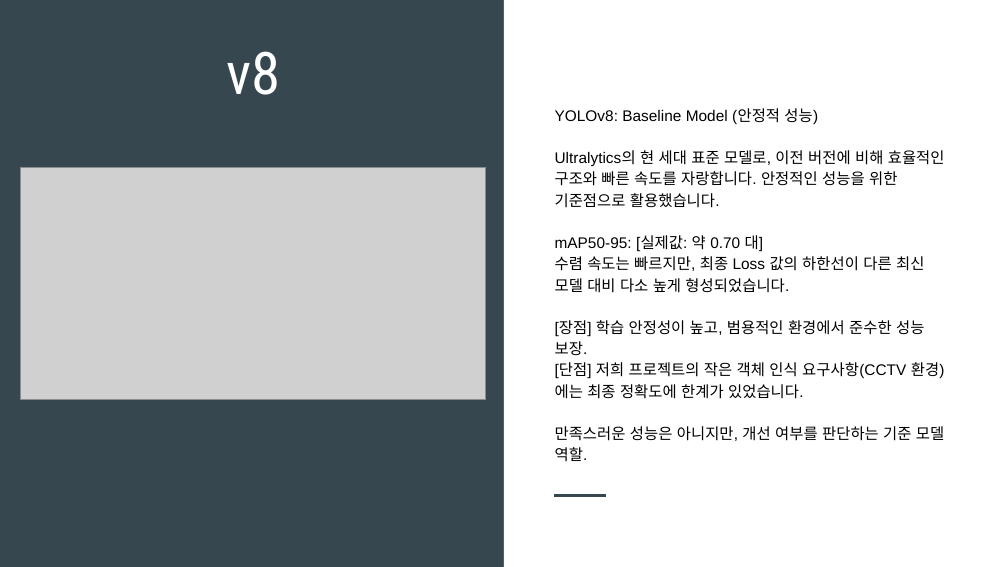
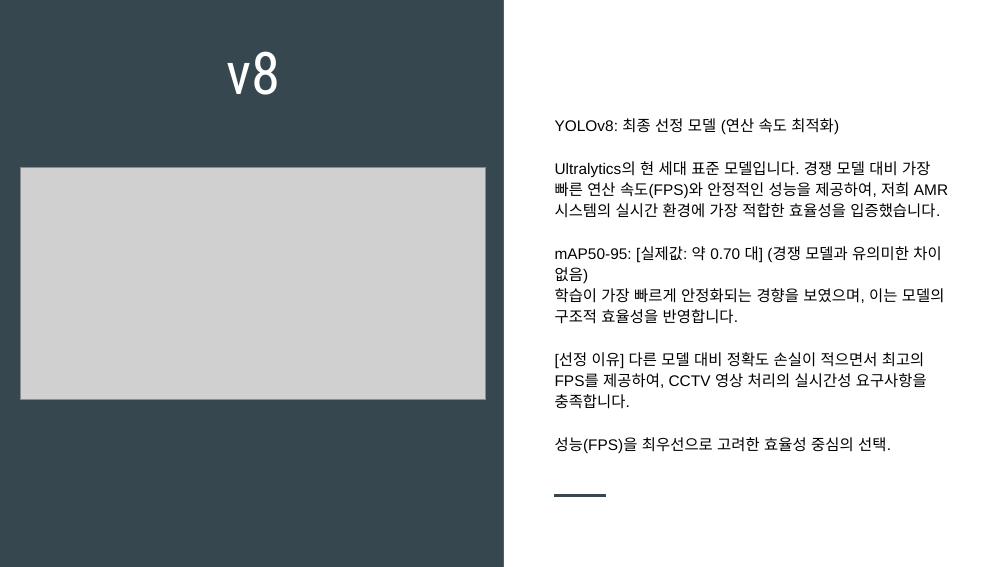
Before and after one commit to flashbulb20/Picker_project, a slide deck: slide 3 of yolo비교정리.pptx. Drawn at 1008x567 pixels with LibreOffice and Linux fonts; fonts in the diff are those of the drawing; grey boxes stand for pictures. Boxes give left, top, right and bottom in pixels: in the first picture for what was removed or moved away, otherwise in the second. Text is boxed around its words. In the diff, an @@ line names an element or a change of style, - is before the commit and + after.

```diff
--- a/yolo비교정리.pptx
+++ b/yolo비교정리.pptx
@@ text at box(555, 118, 948, 454): text changed @@
-YOLOv8: Baseline Model (안정적 성능)
-Ultralytics의 현 세대 표준 모델로, 이전 버전에 비해 효율적인 구조와 빠른 속도를 자랑합니다. 안정적인 성능을 위한 기준점으로 활용했습니다.
-mAP50-95: [실제값: 약 0.70 대]
-수렴 속도는 빠르지만, 최종 Loss 값의 하한선이 다른 최신 모델 대비 다소 높게 형성되었습니다.
-[장점] 학습 안정성이 높고, 범용적인 환경에서 준수한 성능 보장.
-[단점] 저희 프로젝트의 작은 객체 인식 요구사항(CCTV 환경)에는 최종 정확도에 한계가 있었습니다.
-만족스러운 성능은 아니지만, 개선 여부를 판단하는 기준 모델 역할.
+YOLOv8: 최종 선정 모델 (연산 속도 최적화)
+Ultralytics의 현 세대 표준 모델입니다. 경쟁 모델 대비 가장 빠른 연산 속도(FPS)와 안정적인 성능을 제공하여, 저희 AMR 시스템의 실시간 환경에 가장 적합한 효율성을 입증했습니다.
+mAP50-95: [실제값: 약 0.70 대] (경쟁 모델과 유의미한 차이 없음)
+학습이 가장 빠르게 안정화되는 경향을 보였으며, 이는 모델의 구조적 효율성을 반영합니다.
+[선정 이유] 다른 모델 대비 정확도 손실이 적으면서 최고의 FPS를 제공하여, CCTV 영상 처리의 실시간성 요구사항을 충족합니다.
+성능(FPS)을 최우선으로 고려한 효율성 중심의 선택.
```
Also in this commit, not shown: 5 other slides changed.
